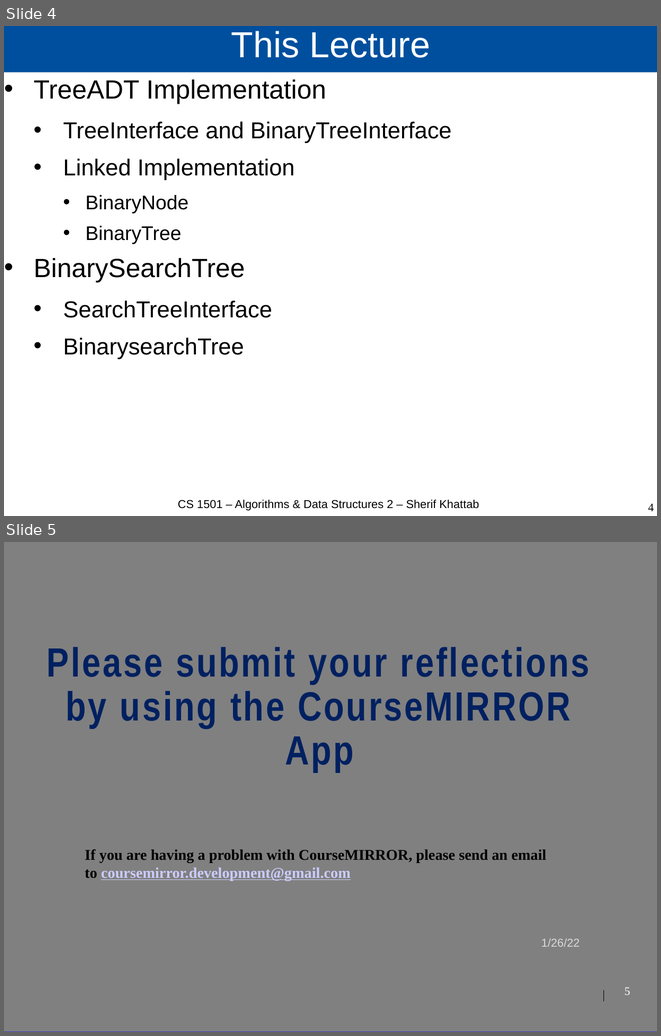
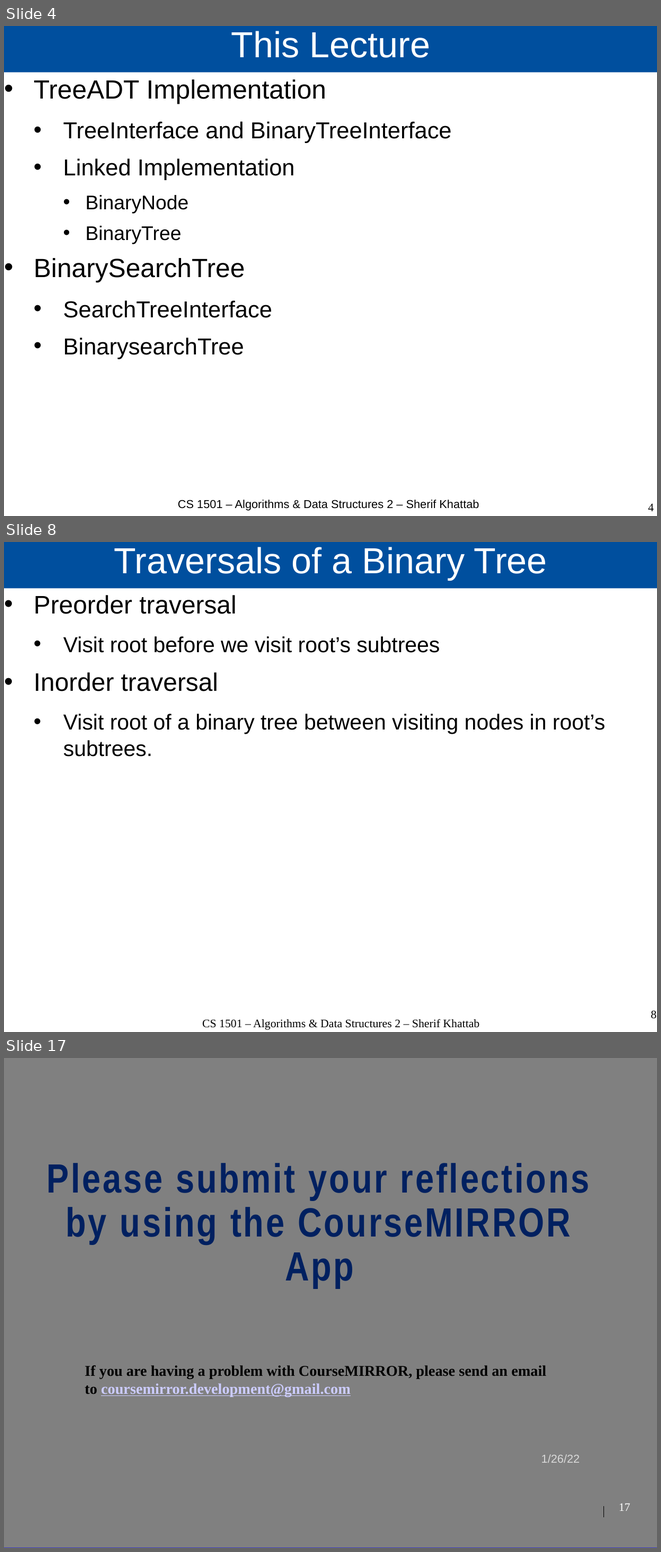
Before and after one commit to cs1501-2224/handouts, a slide deck: DraftSlides/Lecture5.pptx. Shown one above the other, each under a label of ours: slides 4 and 5 before the commit, slides 4, 8 and 17 after it; the slides between them are not shown. The pictures are 661x1036 and 661x1552 pixels, drawn with LibreOffice and Linux fonts; fonts in the diff are those of the drawing; background and template pictures are left out. Boxes give left, top, right and bottom in pixels: in the first picture for what was removed or moved away, otherwise in the second. Text is boxed around its words. In the diff, an @@ line names an element or a change of style, - is before the commit and + after.

```diff
--- a/DraftSlides/Lecture5.pptx
+++ b/DraftSlides/Lecture5.pptx
@@ slide 8 added at <box>4,542,657,1032</box>, background #FFFFFF @@
@@ title added at <box>4,542,657,589</box>, fill #004F9E, 44 pt, text #FFFFFF @@
+Traversals of a Binary Tree
@@ text added at <box>34,595,605,757</box>, 26.4 pt, text #000000 @@
+• Preorder traversal
+  • Visit root before we visit root’s subtrees
+• Inorder traversal
+  • Visit root of a binary tree between visiting nodes in root’s subtrees.
@@ page number added at <box>651,1011,656,1019</box>, 14 pt, text #000000 @@
+8
@@ text added at <box>202,1019,479,1030</box>, 14 pt, text #000000 @@
+CS 1501 – Algorithms & Data Structures 2 – Sherif Khattab
@@ what was slide 5 is now slide 17 @@
@@ page number at <box>619,1504,630,1511</box>: text changed @@
-5
+17
```
Also in this commit, not shown: 11 other slides added, 1 other file.
